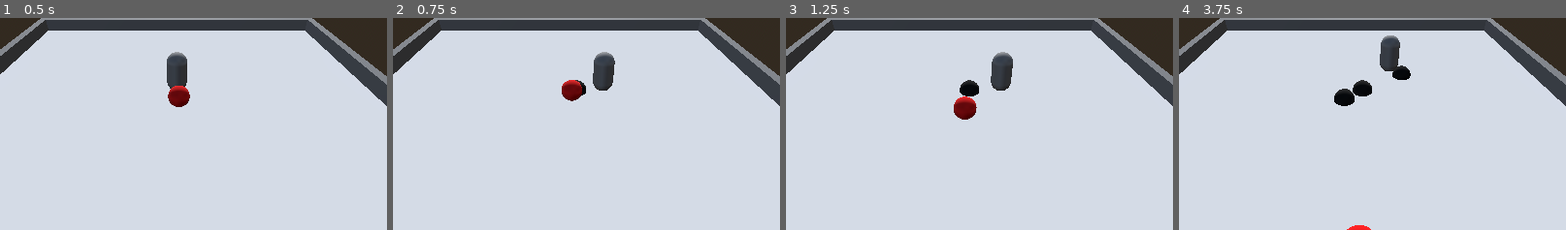
Above: before the commit, frames 1-4 (left to right).
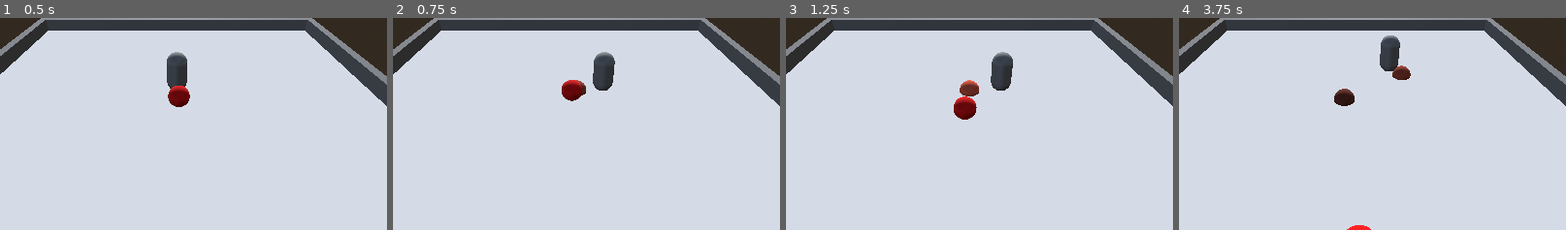
Above: after the commit, the same moments.

Repository: imalexlov1/BomberMan
Game: Godot game, scene res://bomberman/main.tscn
The game is run twice, just before and just after one commit, with the same random seed, the same clock (stepped at 60 frames per second) and the same inputs.
Inputs:
- Up to frame 1 (0.5 s): no input
- Up to frame 2 (0.75 s): hold D (droite) from 0.53 s (still down); tap Keypad 0 (poser_bombe) at 0.6 s
- Up to frame 3 (1.25 s): keep holding D (droite)
- Up to frame 4 (3.75 s): release D (droite) at 1.28 s; hold Left (gauche) 1.28-2.03 s; tap S (reculer) at 1.35, 2.85 s; hold D (droite) 2.03-2.78 s; tap Keypad 0 (poser_bombe) at 2.1, 3.6 s; hold W (avancer) 2.78-3.53 s; hold Left (gauche) from 3.53 s (still down)
The pictures show only the part of the screen within x 27-77%, y 27-77%; the shares and areas given below are measured in that part.

Frame 1 is identical in both runs. In frame 2, less than 0.1% of the frame differs, in the area x 47-50%, y 29-37%; in frame 3, 0.3%; in frame 4, 0.9%, in the area x 40-60%, y 22-42%.

Commit message:
Modification de la bombe

Diff:
--- a/bomberman/bombe/bombe.gd
+++ b/bomberman/bombe/bombe.gd
@@ -1,16 +1,19 @@
 extends StaticBody3D
 
+@onready var timer = $Timer
+@onready var anim_player = $AnimationPlayer
 
 # Called when the node enters the scene tree for the first time.
 func _ready() -> void:
-	pass # Replace with function body.
+	anim_player.play("blink")
 
 
 # Called every frame. 'delta' is the elapsed time since the previous frame.
 func _process(delta: float) -> void:
-	pass
-
+	var time_left = timer.time_left
+	var time_elapsed = 3.0 - time_left
+	anim_player.speed_scale = 1.0 + (time_elapsed * 2.0)
 
 func _on_timer_timeout() -> void:
 	print("BOUM !")
-	queue_free()
+	get_parent().queue_free()
--- a/bomberman/bombe/bombe.tscn
+++ b/bomberman/bombe/bombe.tscn
@@ -10,6 +10,47 @@
 [sub_resource type="SphereMesh" id="SphereMesh_muddk"]
 material = SubResource("StandardMaterial3D_mqpxn")
 
+[sub_resource type="StandardMaterial3D" id="StandardMaterial3D_muddk"]
+resource_local_to_scene = true
+albedo_color = Color(1, 0.40624234, 0.27032813, 1)
+
+[sub_resource type="Animation" id="Animation_xvbhw"]
+resource_name = "blink"
+loop_mode = 1
+tracks/0/type = "value"
+tracks/0/imported = false
+tracks/0/enabled = true
+tracks/0/path = NodePath("StaticBody3D/MeshInstance3D:surface_material_override/0:albedo_color")
+tracks/0/interp = 1
+tracks/0/loop_wrap = true
+tracks/0/keys = {
+"times": PackedFloat32Array(0, 0.5),
+"transitions": PackedFloat32Array(1, 1),
+"update": 0,
+"values": [Color(1, 0.40624234, 0.27032813, 1), Color(0, 0, 0, 1)]
+}
+
+[sub_resource type="Animation" id="Animation_q6xhs"]
+length = 0.001
+tracks/0/type = "value"
+tracks/0/imported = false
+tracks/0/enabled = true
+tracks/0/path = NodePath("StaticBody3D/MeshInstance3D:surface_material_override/0:albedo_color")
+tracks/0/interp = 1
+tracks/0/loop_wrap = true
+tracks/0/keys = {
+"times": PackedFloat32Array(0),
+"transitions": PackedFloat32Array(1),
+"update": 0,
+"values": [Color(1, 0.40624234, 0.27032813, 1)]
+}
+
+[sub_resource type="AnimationLibrary" id="AnimationLibrary_10nig"]
+_data = {
+&"RESET": SubResource("Animation_q6xhs"),
+&"blink": SubResource("Animation_xvbhw")
+}
+
 [node name="Bombe" type="Node3D"]
 transform = Transform3D(1, 0, 0, 0, 1, 0, 0, 0, 1, 0, 0.6543212, 0)
 
@@ -19,12 +60,20 @@
 [node name="CollisionShape3D" type="CollisionShape3D" parent="StaticBody3D"]
 shape = SubResource("SphereShape3D_mqpxn")
 
+[node name="MeshInstance3D" type="MeshInstance3D" parent="StaticBody3D"]
+mesh = SubResource("SphereMesh_muddk")
+skeleton = NodePath("../..")
+surface_material_override/0 = SubResource("StandardMaterial3D_muddk")
+
+[node name="AnimationPlayer" type="AnimationPlayer" parent="StaticBody3D"]
+root_node = NodePath("../..")
+libraries = {
+&"": SubResource("AnimationLibrary_10nig")
+}
+
 [node name="Timer" type="Timer" parent="StaticBody3D"]
 wait_time = 3.0
 one_shot = true
 autostart = true
 
-[node name="MeshInstance3D" type="MeshInstance3D" parent="."]
-mesh = SubResource("SphereMesh_muddk")
-
 [connection signal="timeout" from="StaticBody3D/Timer" to="StaticBody3D" method="_on_timer_timeout"]
Not shown: 1 places in bomberman/bombe/bombe.tscn that only renumber resources
